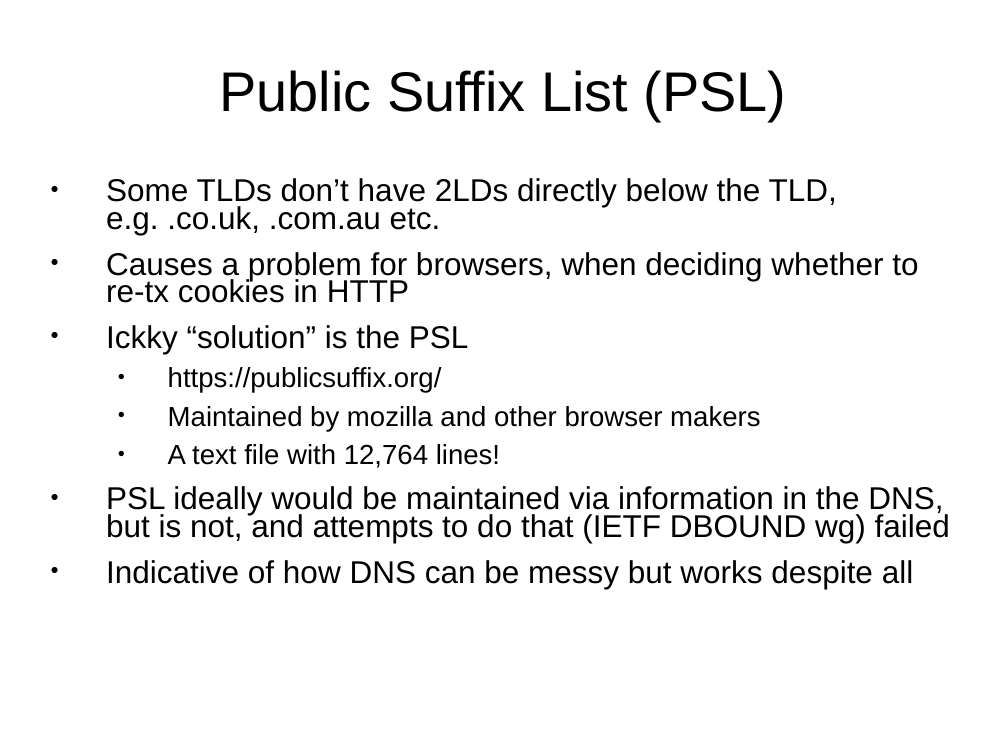
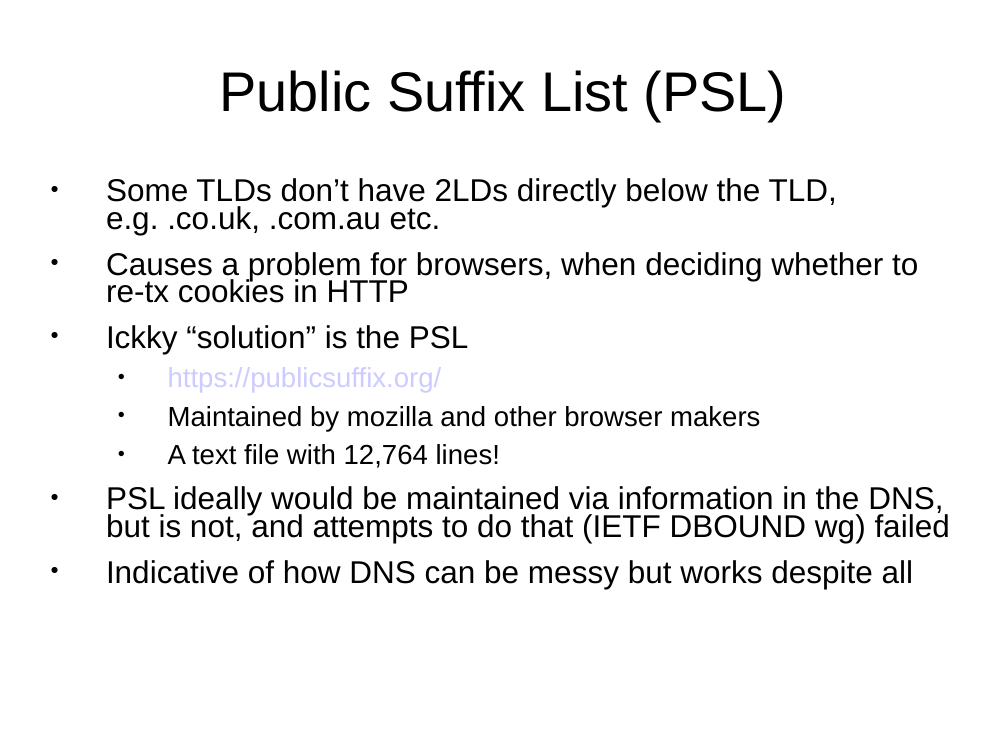
Before and after one commit to sftcd/cs7053, a slide deck: slide 5 of 2016lectures/10-dns.ppt. Drawn at 1008x756 pixels with LibreOffice and Linux fonts; fonts in the diff are those of the drawing. Boxes give left, top, right and bottom in pixels: in the first picture for what was removed or moved away, otherwise in the second. Text is boxed around its words. In the diff, an @@ line names an element or a change of style, - is before the commit and + after.

```diff
--- a/2016lectures/10-dns.ppt
+++ b/2016lectures/10-dns.ppt
@@ text "Some TLDs don’t have 2LDs ..." at [106,178,950,589]: text colour #000000 to #CCCCFF in "https://publicsuffix.org/" @@
```
Also in this commit, not shown: 7 other slides changed, 1 slide added, 1 other file.
